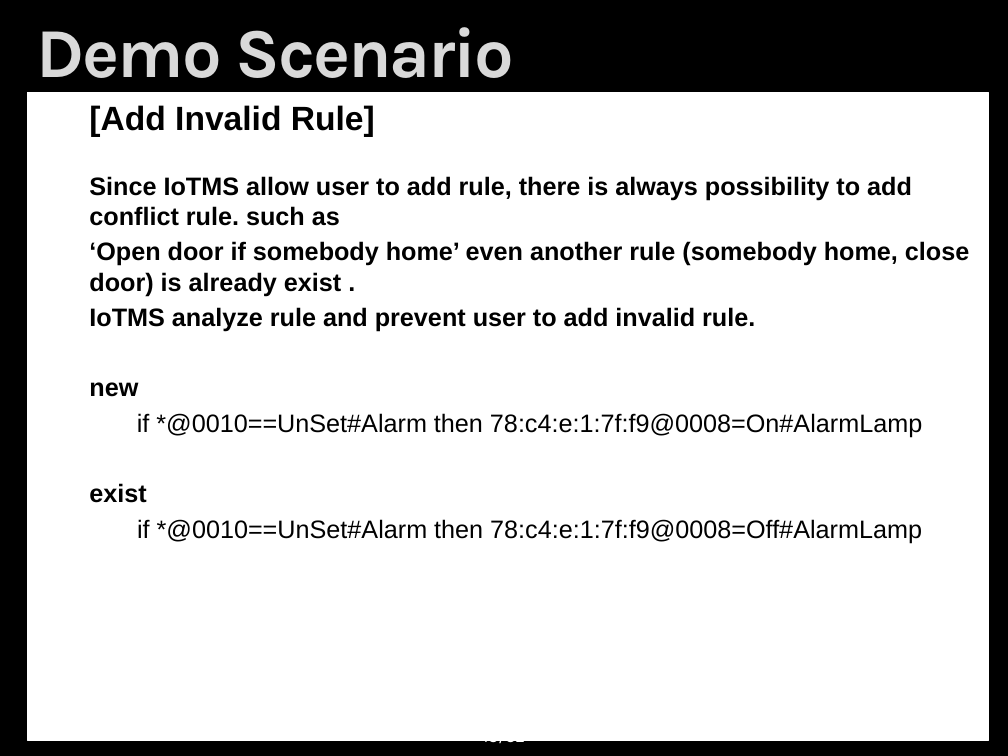
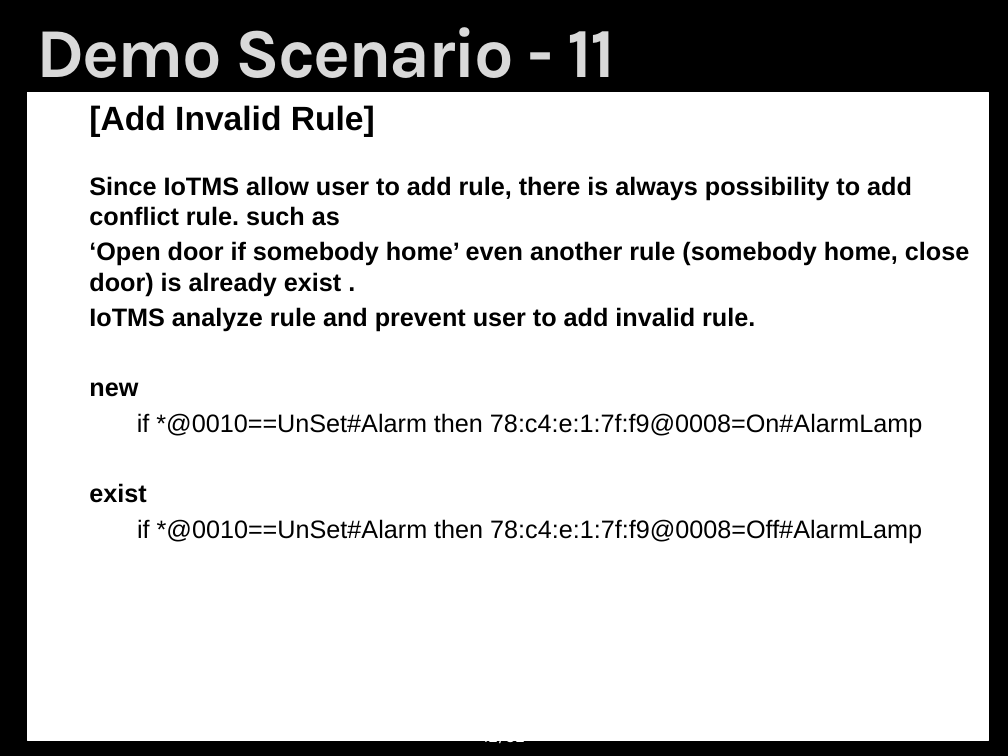
Before and after one commit to youkkwon/smarthome, a slide deck: slide 12 of doc/Demo_0626_0315.pptx (slide 13 before the commit). Drawn at 1008x756 pixels with LibreOffice and Linux fonts; fonts in the diff are those of the drawing; background and template pictures are left out. Boxes give left, top, right and bottom in pixels: in the first picture for what was removed or moved away, otherwise in the second. Text is boxed around its words. In the diff, an @@ line names an element or a change of style, - is before the commit and + after.

Commit message:
update Demo scenario

```diff
--- a/doc/Demo_0626_0315.pptx
+++ b/doc/Demo_0626_0315.pptx
@@ title at <box>37,27,616,93</box>: text changed @@
-Demo Scenario
+Demo Scenario - 11
```
Also in this commit, not shown: 11 other slides changed, 1 slide removed.
